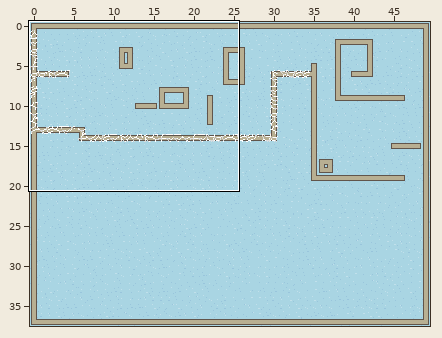
Two states of a Tiled map, res/new_basic_level.tmx. Above, an overview of the earlier version with the close-up marked.
Close-up. Before:
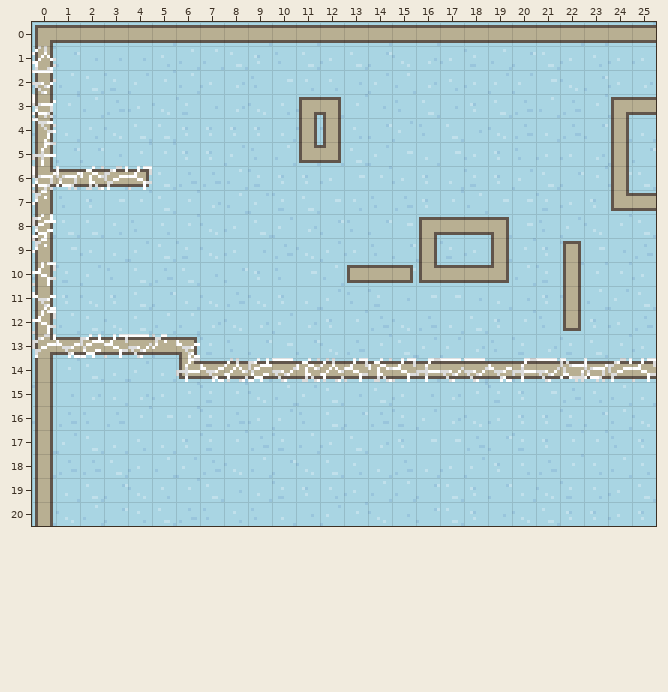
Cells are 8x8 px. Shown: x 0..25, y 0..20. The commit also changed other parts of the map, which this record leaves out. The old version is drawn lined up with the new one.
Once edited:
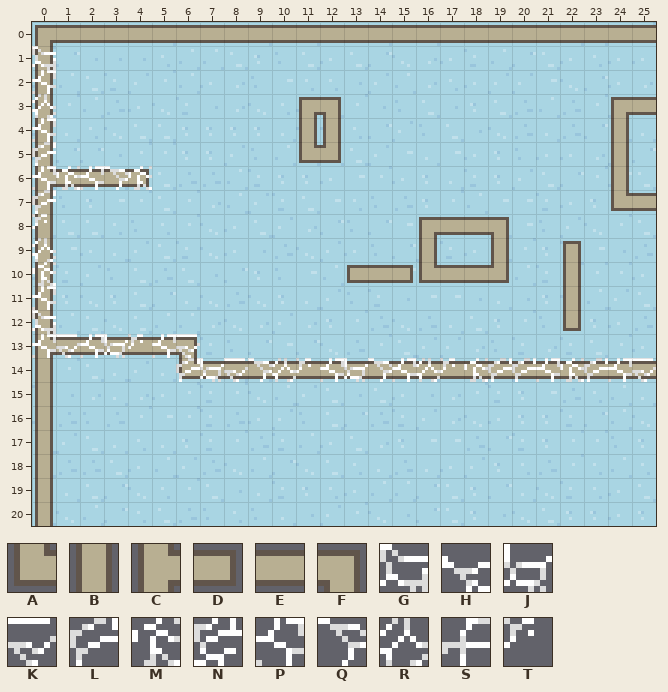
Key: from "small_basic_tiles": A 3, B 9, C 11, D 16, E 18, F 24, G 32 "spider_web", H 33 "spider_web", J 34 "spider_web", K 35 "spider_web", L 40 "spider_web", M 41 "spider_web", N 42 "spider_web", P 43 "spider_web", Q 48 "spider_web", R 49 "spider_web", S 50 "spider_web", T 51 "spider_web".
_ is an empty cell.
Objects are placed by their top-left corner, in cells (3,4 is the top-left corner of cell 3,4); size is 1x1 cell unless given.
Tiles replaced or removed in this view: A, B, C, D, E, F, G, H, J, K, L, M, N, P, Q, R, S, T.
Diff:
Changed rows in their new state; . is an unchanged cell.
map size 50x38 -> 50x22 cells
Layer "walls" (now hidden):
first column x 0:
 1 _.........................
 2 _.........................
 3 _.........................
 4 _.........................
 5 _.........................
 6 _____.....................
 7 _.........................
 8 _.........................
 9 _.........................
10 _.........................
11 _.........................
12 _.........................
13 _______...................
14 ......_________.__________
Layer "terrain" (removed):
first column x 0:
 1 _.........................
 2 _.........................
 3 _.........................
 4 _.........................
 5 _.........................
 6 _____.....................
 7 _.........................
 8 _.........................
 9 _.........................
10 _.........................
11 _.........................
12 _.........................
13 _______...................
14 ......_________.__________
Layer "structures/static" (added):
added: B at 0,1
added: B at 0,2
added: B at 0,3
added: B at 0,4
added: B at 0,5
added: C at 0,6
added: D at 4,6
added: E at 1,6
added: E at 2,6
added: E at 3,6
added: B at 0,7
added: B at 0,8
added: B at 0,9
added: B at 0,10
added: B at 0,11
added: B at 0,12
added: F at 6,13
added: C at 0,13
added: E at 2,13
added: E at 1,13
added: E at 3,13
added: E at 4,13
added: E at 5,13
added: A at 6,14
added: E at 21,14
added: E at 20,14
added: E at 19,14
added: E at 17,14
added: E at 18,14
added: E at 16,14
added: E at 14,14
added: E at 12,14
added: E at 13,14
added: E at 11,14
added: E at 10,14
added: E at 9,14
added: E at 7,14
added: E at 8,14
added: E at 22,14
added: E at 23,14
added: E at 24,14
added: E at 25,14
Layer "structures/terrain" (added):
added: G "spider_web" at 0,1
added: P "spider_web" at 0,2
added: R "spider_web" at 0,3
added: P "spider_web" at 0,4
added: L "spider_web" at 0,5
added: M "spider_web" at 4,6
added: P "spider_web" at 2,6
added: P "spider_web" at 0,6
added: M "spider_web" at 1,6
added: Q "spider_web" at 3,6
added: L "spider_web" at 0,7
added: T "spider_web" at 0,8
added: R "spider_web" at 0,9
added: M "spider_web" at 0,10
added: P "spider_web" at 0,11
added: G "spider_web" at 0,12
added: P "spider_web" at 0,13
added: K "spider_web" at 6,13
added: J "spider_web" at 3,13
added: P "spider_web" at 5,13
added: P "spider_web" at 2,13
added: T "spider_web" at 4,13
added: K "spider_web" at 1,13
added: L "spider_web" at 6,14
added: R "spider_web" at 16,14
added: R "spider_web" at 10,14
added: J "spider_web" at 13,14
added: J "spider_web" at 7,14
added: P "spider_web" at 12,14
added: T "spider_web" at 11,14
added: T "spider_web" at 17,14
added: Q "spider_web" at 14,14
added: Q "spider_web" at 9,14
added: K "spider_web" at 8,14
added: L "spider_web" at 23,14
added: L "spider_web" at 20,14
added: M "spider_web" at 18,14
added: P "spider_web" at 24,14
added: M "spider_web" at 22,14
added: K "spider_web" at 25,14
added: P "spider_web" at 21,14
added: L "spider_web" at 19,14
Changed places in both close-ups, as pixel boxes (x1, y1, x2, y2):
changed: (32, 46, 392, 382)
changed: (416, 358, 656, 382)
